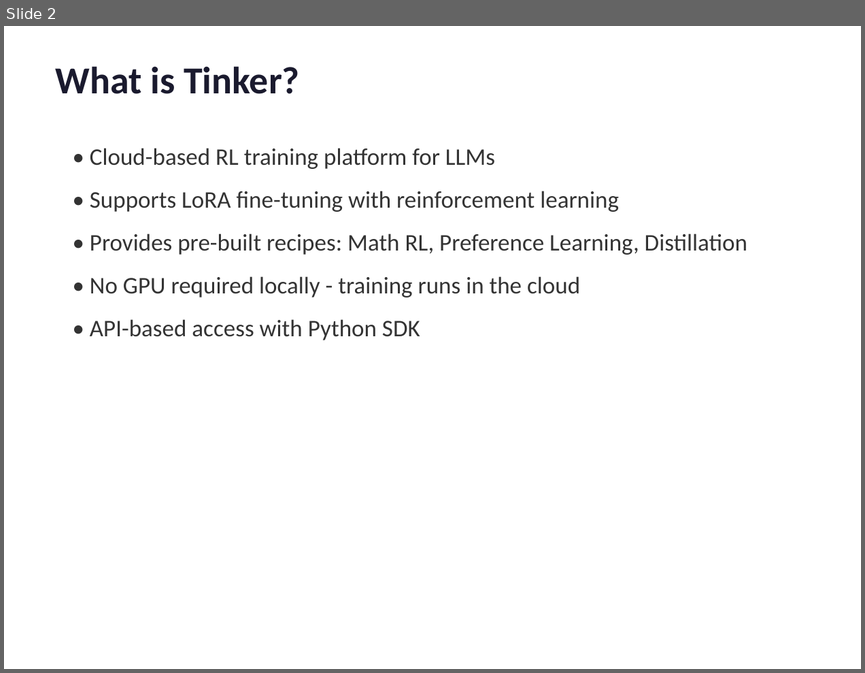
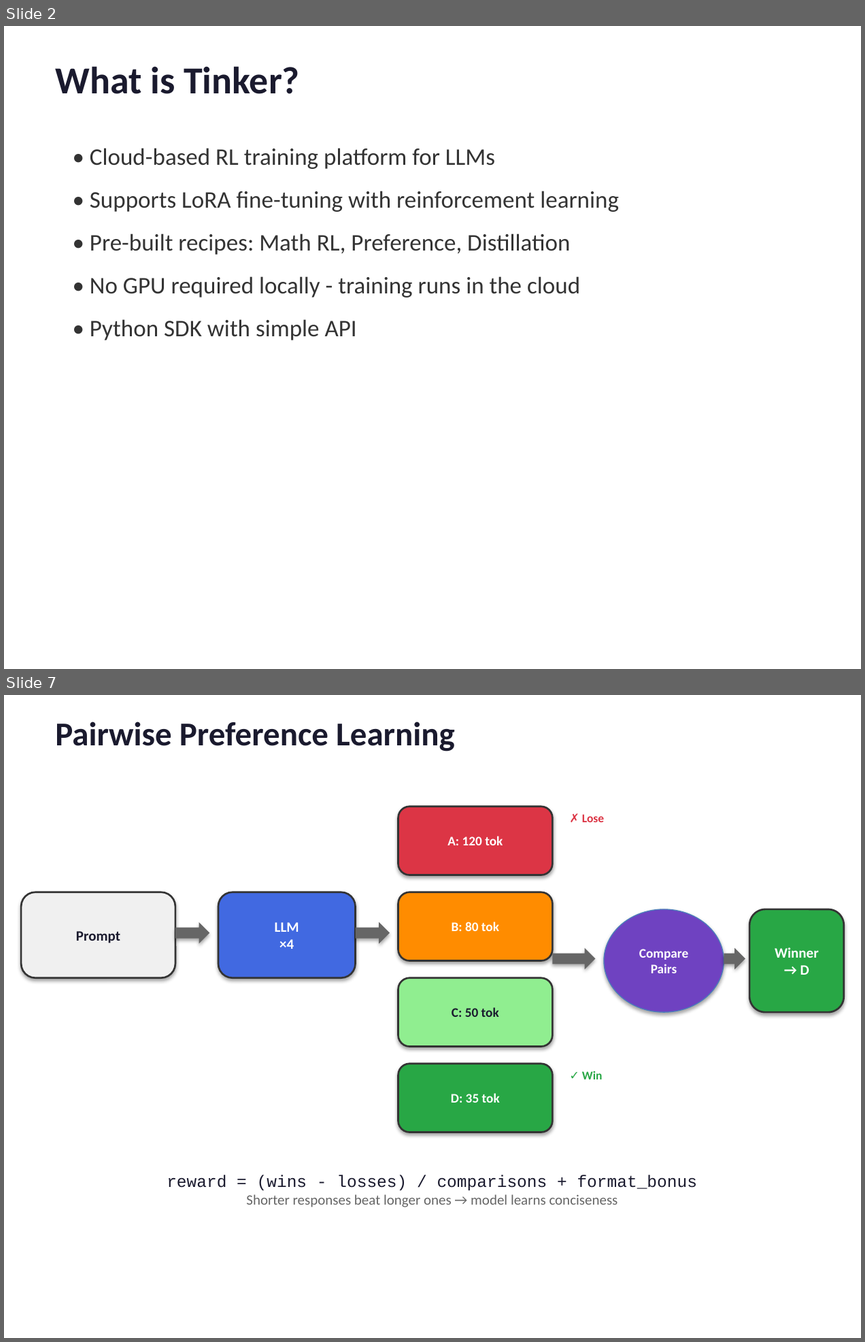
Before and after one commit to arvindcr4/tinker-experiments, a slide deck: Tinker_RL_Demo.pptx. Shown one above the other, each under a label of ours: slide 2 before the commit, slides 2 and 7 after it; the slides between them are not shown. The pictures are 865x673 and 865x1342 pixels, drawn with LibreOffice and Linux fonts; fonts in the diff are those of the drawing. Boxes give left, top, right and bottom in pixels: in the first picture for what was removed or moved away, otherwise in the second. Text is boxed around its words. In the diff, an @@ line names an element or a change of style, - is before the commit and + after.

```diff
--- a/Tinker_RL_Demo.pptx
+++ b/Tinker_RL_Demo.pptx
@@ slide 7 added at (x1=4, y1=695, x2=861, y2=1338), background #FFFFFF @@
@@ text added at (x1=55, y1=722, x2=455, y2=751), 28 pt, text #1A1A2E, bold @@
+Pairwise Preference Learning
@@ rounded rectangle added at (x1=398, y1=807, x2=552, y2=875), fill #DC3545, outline #333333 1.5 pt, 11 pt, text #FFFFFF, bold @@
+A: 120 tok
@@ text added at (x1=582, y1=814, x2=604, y2=822), 10 pt, text #DC3545, bold @@
+✗ Lose
@@ rounded rectangle added at (x1=21, y1=892, x2=175, y2=978), fill #F0F0F0, outline #333333 1.5 pt, 12 pt, text #1A1A2E, bold @@
+Prompt
@@ rounded rectangle added at (x1=218, y1=892, x2=356, y2=978), fill #4169E1, outline #333333 1.5 pt, 12 pt, text #FFFFFF, bold @@
+LLM
+×4
@@ rounded rectangle added at (x1=398, y1=892, x2=552, y2=961), fill #FF8C00, outline #333333 1.5 pt, 11 pt, text #FFFFFF, bold @@
+B: 80 tok
@@ ellipse added at (x1=604, y1=909, x2=723, y2=1012), fill #6F42C1, outline #4B7EBC 0.75 pt, 11 pt, text #FFFFFF, bold @@
+Compare
+Pairs
@@ rounded rectangle added at (x1=749, y1=909, x2=844, y2=1012), fill #28A745, outline #333333 1.5 pt, 12 pt, text #FFFFFF, bold @@
+Winner
+→ D
@@ right arrow added at (x1=175, y1=922, x2=209, y2=943), fill #666666 @@
@@ right arrow added at (x1=356, y1=922, x2=390, y2=943), fill #666666 @@
@@ right arrow added at (x1=552, y1=948, x2=595, y2=969), fill #666666 @@
@@ right arrow added at (x1=723, y1=948, x2=745, y2=969), fill #666666 @@
@@ rounded rectangle added at (x1=398, y1=978, x2=552, y2=1047), fill #90EE90, outline #333333 1.5 pt, 11 pt, text #1A1A2E, bold @@
+C: 50 tok
@@ rounded rectangle added at (x1=398, y1=1064, x2=552, y2=1132), fill #28A745, outline #333333 1.5 pt, 11 pt, text #FFFFFF, bold @@
+D: 35 tok
@@ text added at (x1=582, y1=1071, x2=602, y2=1079), 10 pt, text #28A745, bold @@
+✓ Win
@@ text added at (x1=167, y1=1174, x2=698, y2=1207), 12 pt, text #666666 @@
+reward = (wins - losses) / comparisons + format_bonus
+Shorter responses beat longer ones → model learns conciseness
@@ slide 2 changed as well @@
@@ text at (x1=90, y1=233, x2=570, y2=254): text changed @@
-• Provides pre-built recipes: Math RL, Preference Learning, Distillation
+• Pre-built recipes: Math RL, Preference, Distillation
@@ text at (x1=90, y1=319, x2=357, y2=340): text changed @@
-• API-based access with Python SDK
+• Python SDK with simple API
```
Also in this commit, not shown: 7 other slides changed, 5 other slides added, 5 slides removed, 1 other file.
